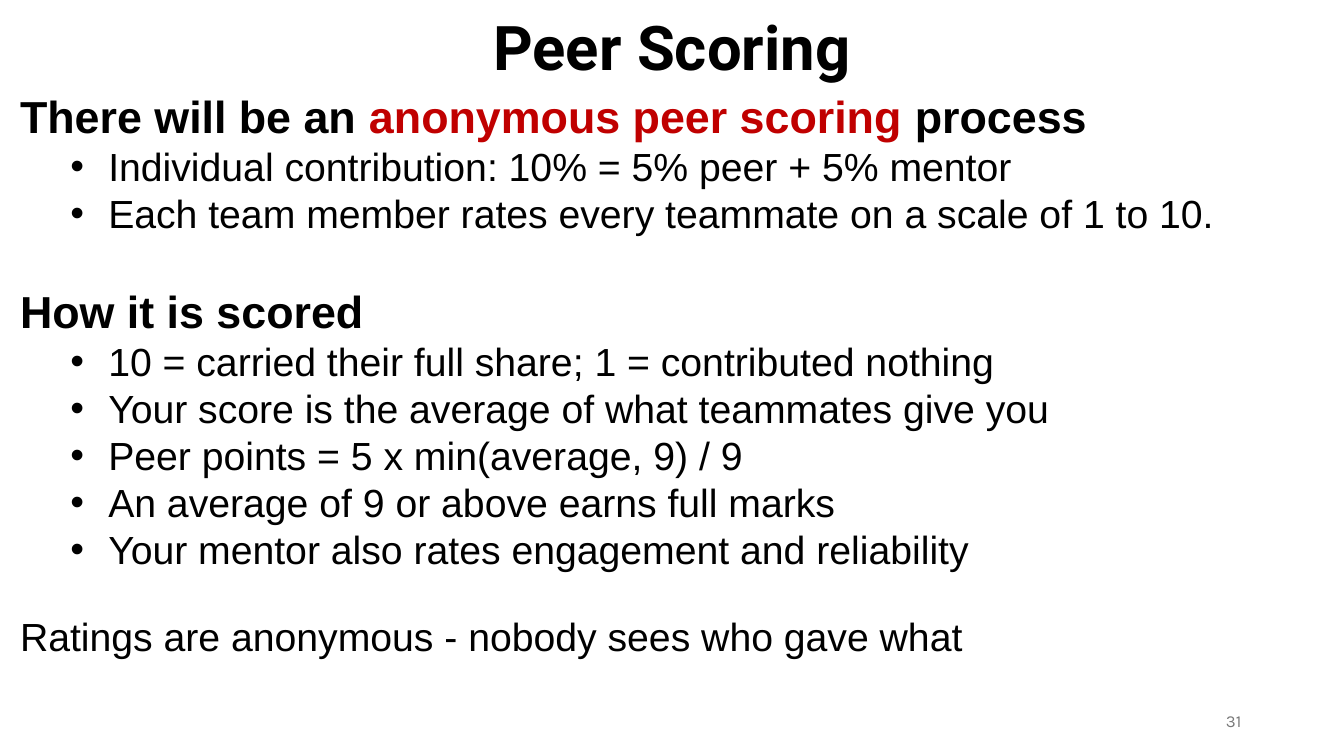
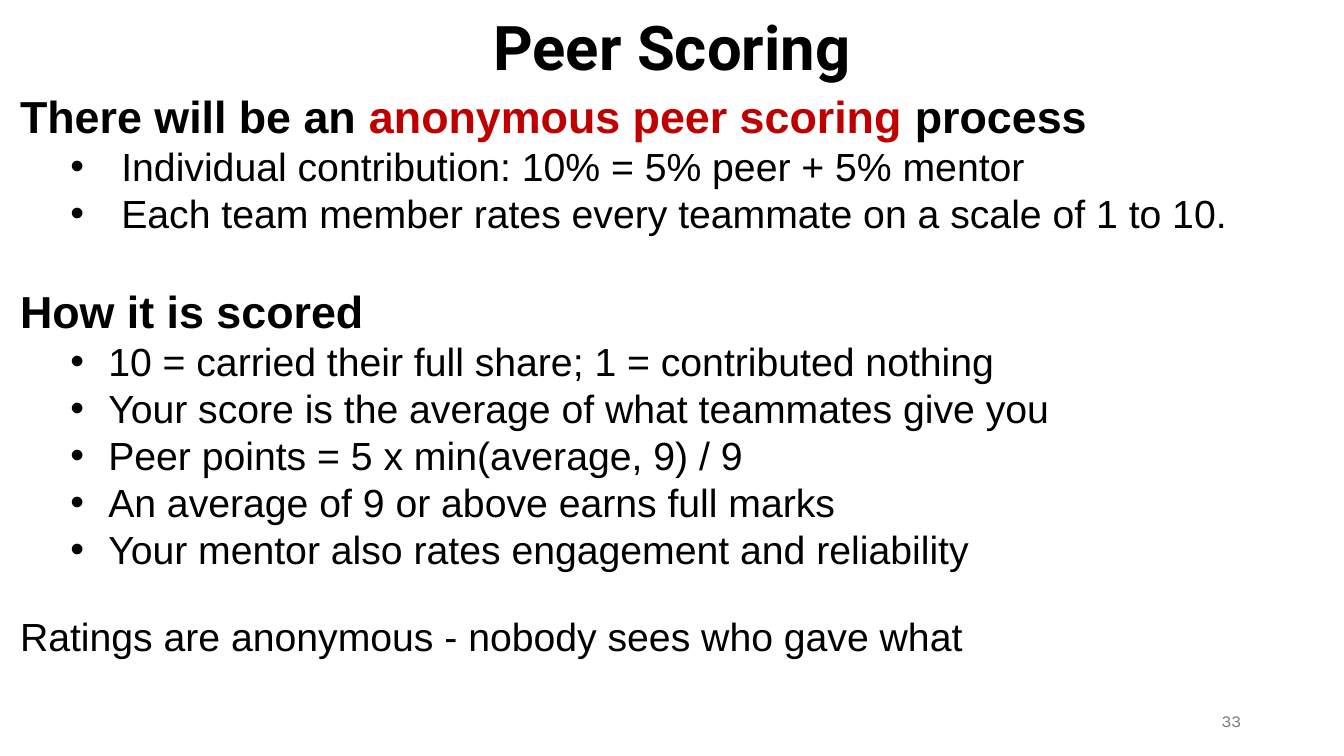
Before and after one commit to ec528/ec528.github.io, a slide deck: slide 33 of slides/fall26/1-introduction.pptx (slide 31 before the commit). Drawn at 1344x756 pixels with LibreOffice and Linux fonts; fonts in the diff are those of the drawing. Boxes give left, top, right and bottom in pixels: in the first picture for what was removed or moved away, otherwise in the second. Text is boxed around its words. In the diff, an @@ line names an element or a change of style, - is before the commit and + after.

```diff
--- a/slides/fall26/1-introduction.pptx
+++ b/slides/fall26/1-introduction.pptx
@@ text at [121, 152, 1226, 236]: indent changed @@
@@ page number at [1222, 716, 1242, 727]: text changed @@
-31
+33
```
Also in this commit, not shown: 7 other slides changed, 1 other file.
